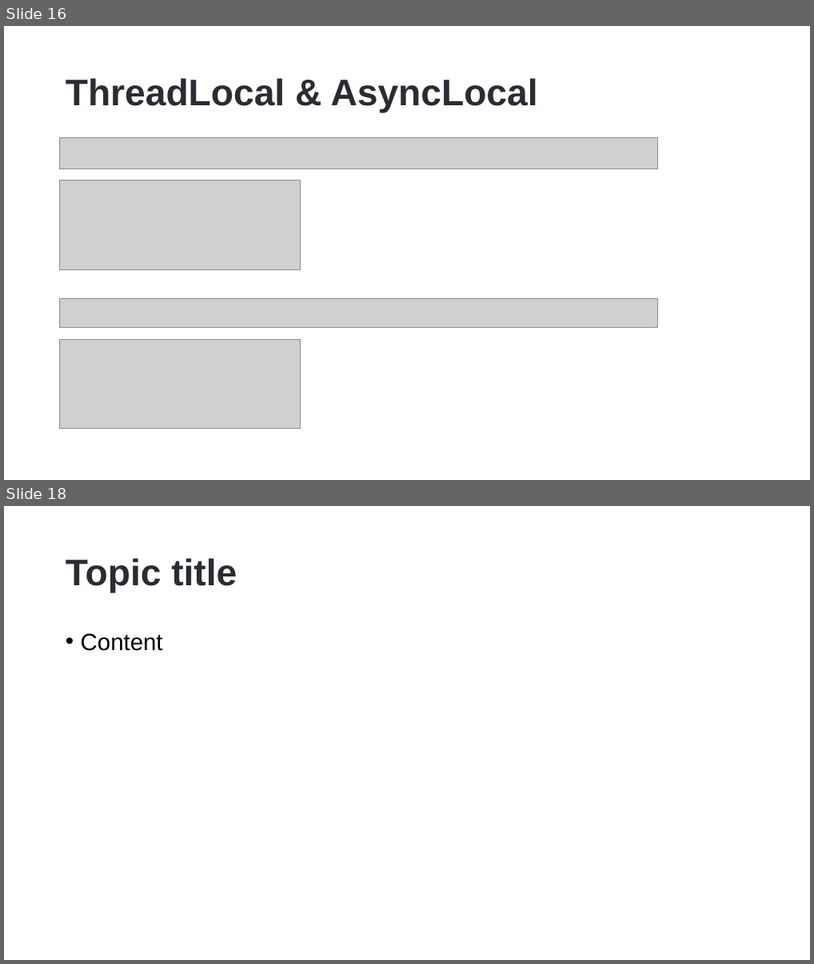
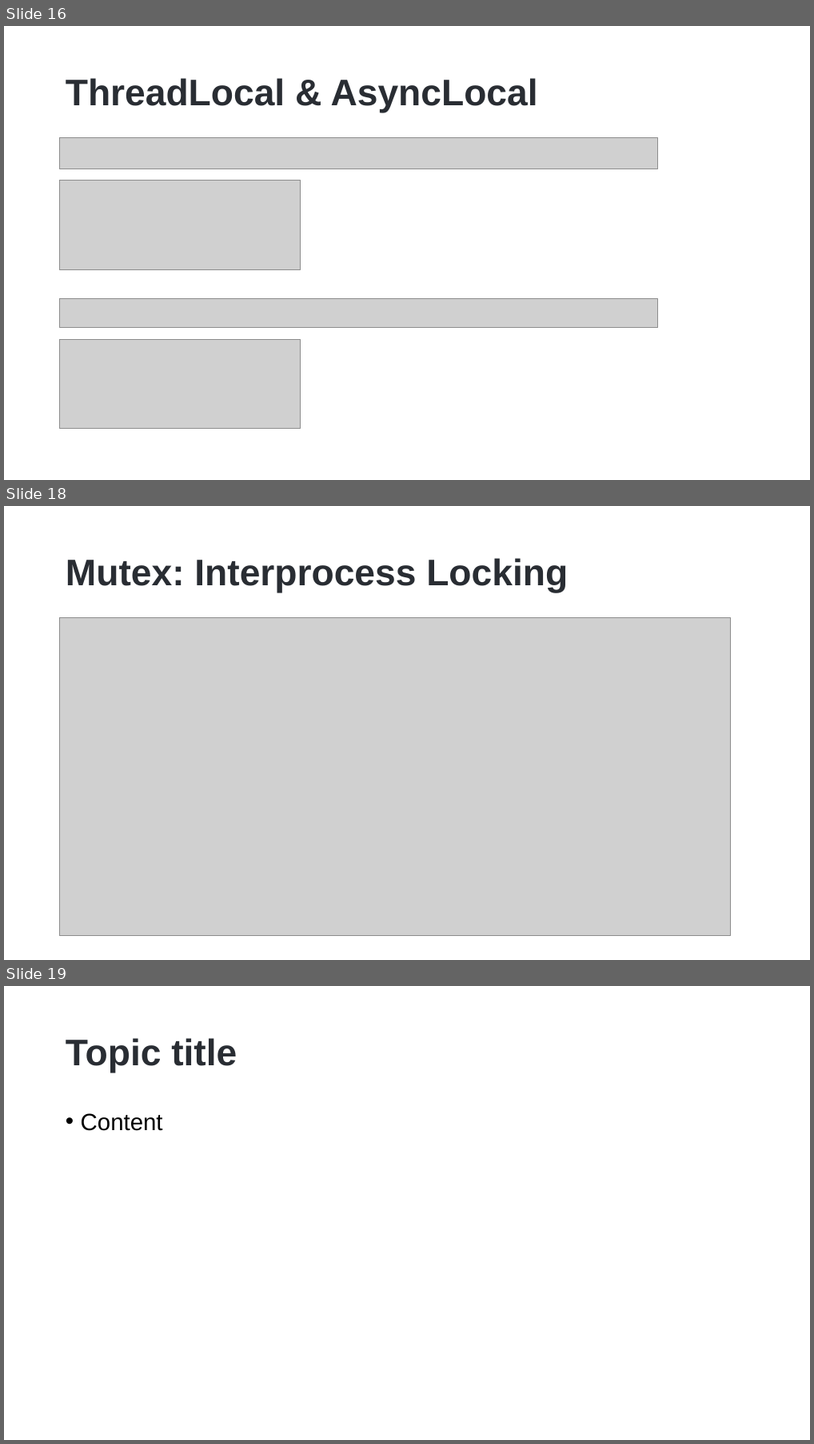
Before and after one commit to hikalkan/presentations, a slide deck: 2023-06-01 Dealing with Concurrency - Multi-Threading in Dotnet/Dotnet-Multi-Threading.pptx. Shown one above the other, each under a label of ours: slides 16 and 18 before the commit, slides 16, 18 and 19 after it; the slides between them are not shown. The pictures are 814x964 and 814x1444 pixels, drawn with LibreOffice and Linux fonts; fonts in the diff are those of the drawing; grey boxes stand for pictures; background and template pictures are left out. Boxes give left, top, right and bottom in pixels: in the first picture for what was removed or moved away, otherwise in the second. Text is boxed around its words. In the diff, an @@ line names an element or a change of style, - is before the commit and + after.

```diff
--- a/2023-06-01 Dealing with Concurrency - Multi-Threading in Dotnet/Dotnet-Multi-Threading.pptx
+++ b/2023-06-01 Dealing with Concurrency - Multi-Threading in Dotnet/Dotnet-Multi-Threading.pptx
@@ slide 18 added at (x1=4, y1=506, x2=810, y2=960), background picture (left out) @@
@@ title added at (x1=66, y1=558, x2=568, y2=593), 44 pt, text #292D33, bold @@
+Mutex: Interprocess Locking
@@ picture added at (x1=60, y1=618, x2=731, y2=936) @@
@@ what was slide 18 is now slide 19 @@
```
Also in this commit, not shown: 1 other slide added, 1 slide removed.
